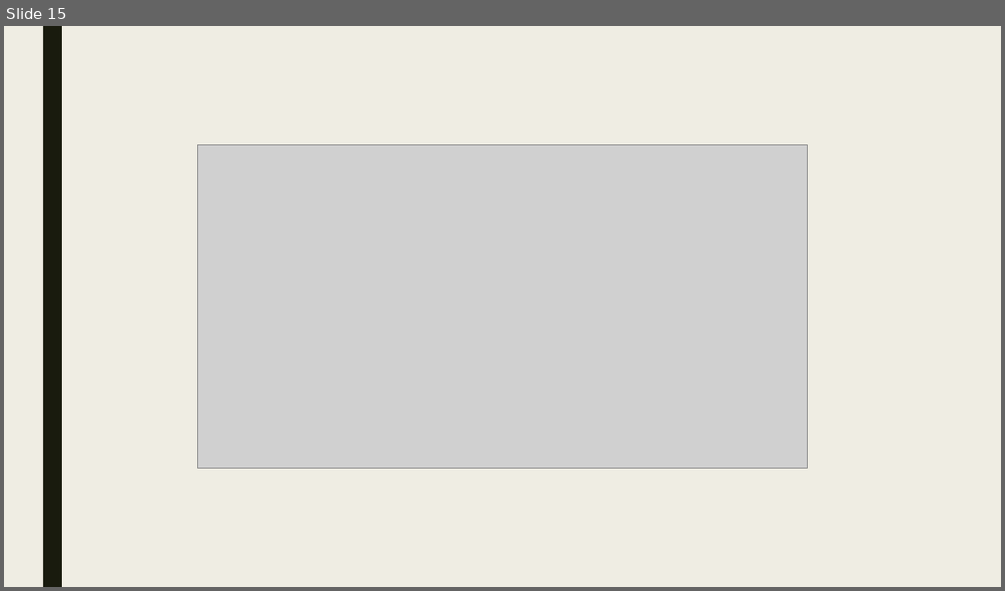
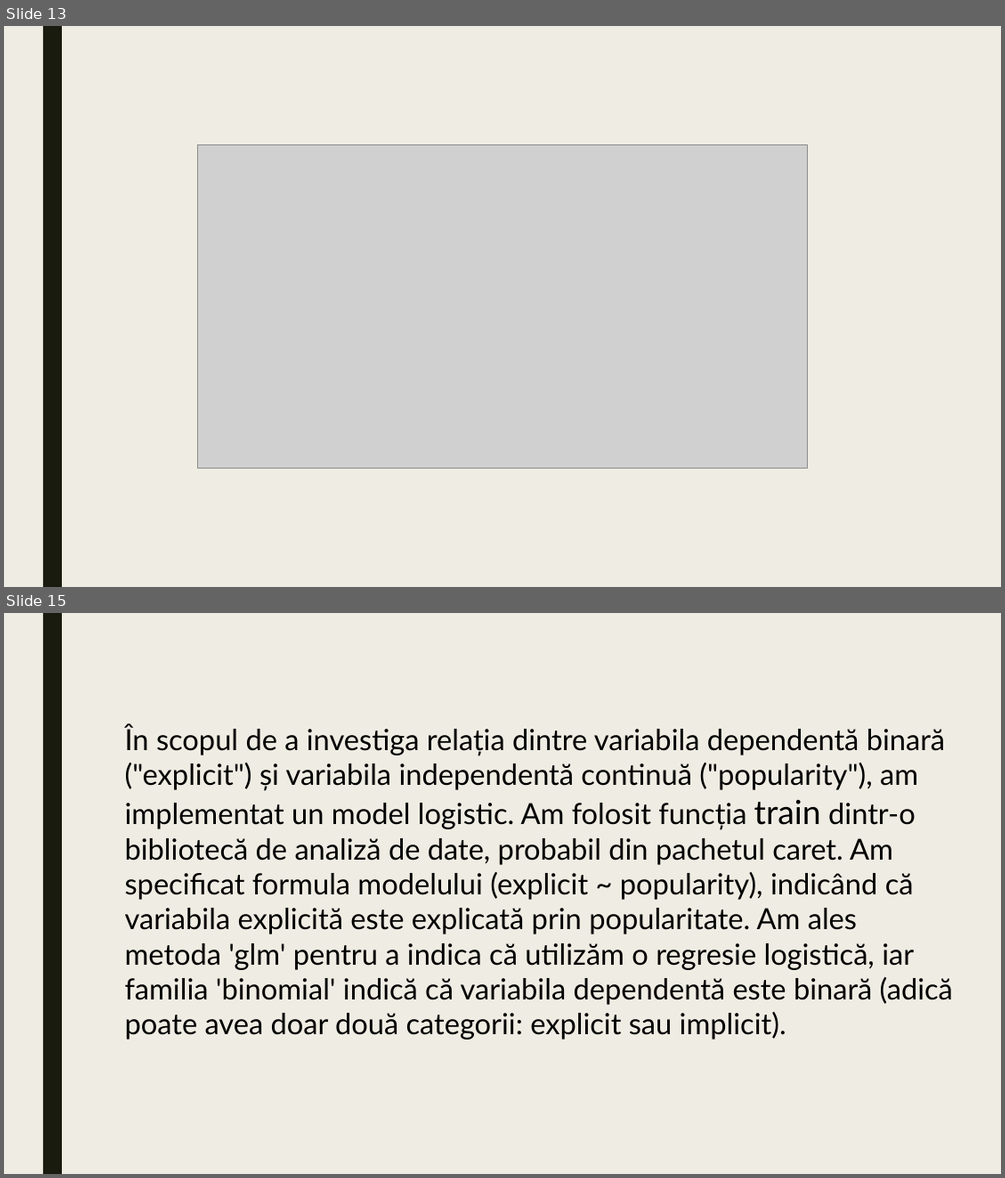
Before and after one commit to notmalicik/Github, a slide deck: Laboratorul 1/Laboratorul 1.pptx. Shown one above the other, each under a label of ours: slide 15 before the commit, slides 13 and 15 after it; the slides between them are not shown. The pictures are 1005x591 and 1005x1178 pixels, drawn with LibreOffice and Linux fonts; fonts in the diff are those of the drawing; grey boxes stand for pictures. Boxes give left, top, right and bottom in pixels: in the first picture for what was removed or moved away, otherwise in the second. Text is boxed around its words. In the diff, an @@ line names an element or a change of style, - is before the commit and + after.

```diff
--- a/Laboratorul 1/Laboratorul 1.pptx
+++ b/Laboratorul 1/Laboratorul 1.pptx
@@ slide 15 added at [4, 613, 1001, 1174], background #EFEDE3; not listed: 1 template element that a slide beside it also shows @@
@@ text added at [125, 724, 953, 1039], 28 pt, text #000000 @@
+În scopul de a investiga relația dintre variabila dependentă binară ("explicit") și variabila independentă continuă ("popularity"), am implementat un model logistic. Am folosit funcția train dintr-o bibliotecă de analiză de date, probabil din pachetul caret. Am specificat formula modelului (explicit ~ popularity), indicând că variabila explicită este explicată prin popularitate. Am ales metoda 'glm' pentru a indica că utilizăm o regresie logistică, iar familia 'binomial' indică că variabila dependentă este binară (adică poate avea doar două categorii: explicit sau implicit).
@@ what was slide 15 is now slide 13 @@
```
Also in this commit, not shown: 1 other slide added, 3 slides removed, 1 other file.
